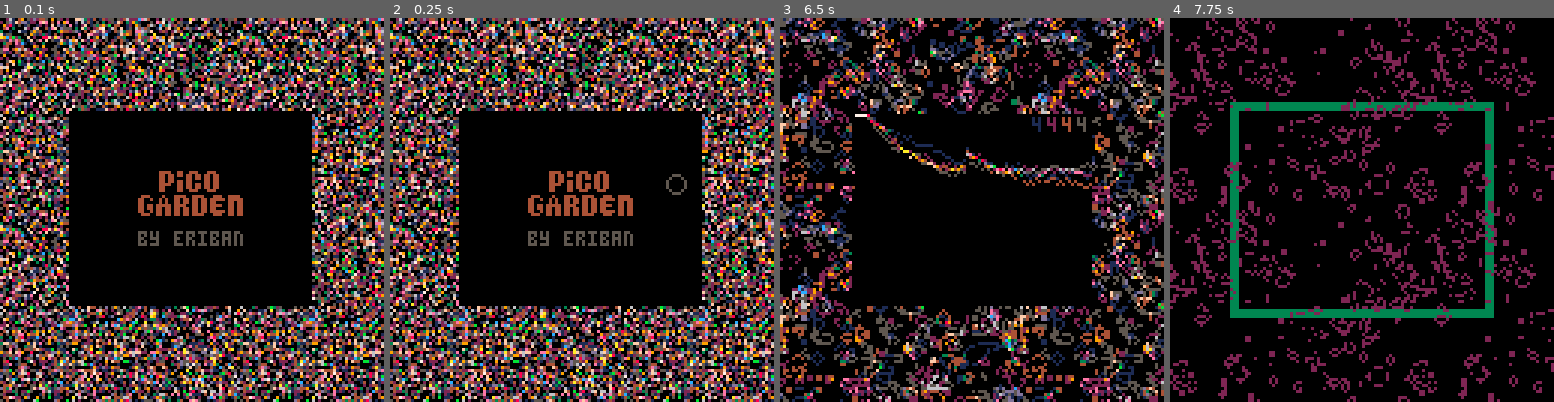
Above: before the commit, frames 1-4 (left to right).
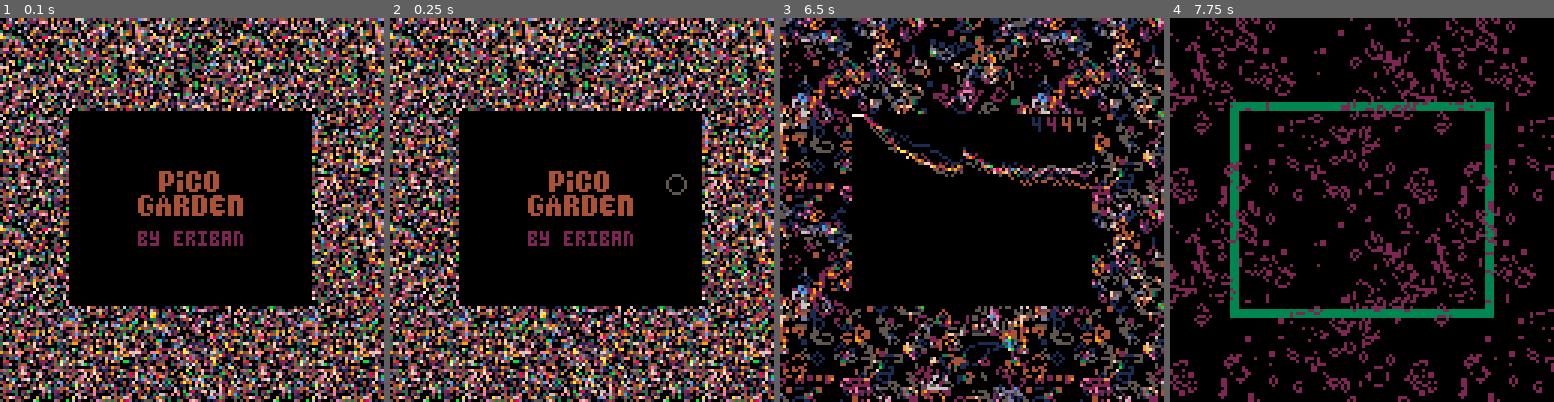
Above: after the commit, the same moments.

Repository: erwinbonsma/PicoGarden
Game: PICO-8 cartridge picogarden.p8
Same seed, same stepped clock (60 frames per second), same inputs: the game is played once before the commit and once after it.
Inputs:
- Up to frame 1 (0.1 s): no input
- Up to frame 2 (0.25 s): no input
- Up to frame 3 (6.5 s): tap X (X key) at 0.33, 1.07, 1.85, 2.97, 4.08, 5.2, 6.32 s; tap O (Z key) at 0.7, 1.7, 2.1, 2.5, 2.9, 3.3, 3.7, 4.1, 4.5, 4.9, 5.3, 5.7, 6.1 s; hold Right 1.6-2.1 s; hold Up 2.15-2.42 s; hold Right 2.47-3.03 s; hold Left 3.08-3.58 s; hold Down 3.63-3.97 s; hold Right 4.02-4.68 s; hold Up 4.73-5.03 s; hold Left 5.08-5.68 s; hold Down 5.73-6.03 s; hold Right from 6.08 s (still down)
- Up to frame 4 (7.75 s): tap O (Z key) every 0.4 s from 6.5 to 7.7 s; release Right at 6.58 s; hold Right 6.63-7.13 s; hold Up 7.18-7.45 s; tap X (X key) at 7.43 s; hold Right from 7.5 s (still down)

The runs differ from the first frame. In frame 1, 0.5% of the frame differs, in the area x 35-64%, y 55-60%; in frame 2, 0.5%; in frame 3, 1.9%, in the area x 18-82%, y 25-45%; in frame 4, nothing differs.

Commit message:
Various minor fixes
Improve timing of auto-started game.
Fix minor plot bug.
Tweak color in title.
Update copyright.

Diff:
--- a/picogarden.p8
+++ b/picogarden.p8
@@ -3,7 +3,7 @@
 __lua__
 -- pico garden
 -- a slow-play screensaver game
--- (c) 2022 eriban
+-- (c) 2022-2023 eriban
 
 max_cellfind_attempts=32
 num_decay_death_ticks=16
@@ -670,7 +670,7 @@
 function cellhistory:draw_plot()
  rectfill(24,32,103,95,0)
 
- local idx0=self.idx
+ local idx0=(self.idx+1)%history_len
  if self.np<history_len then
   idx0=1
  end
@@ -953,13 +953,16 @@
   pat|=0x40<<(i*8-24)
  end
 
- printh(self.p_idx.."="..pat)
  poke4(0x3100+self.p_idx*4,pat)
 end
 
+function musicplayer:pattern_due()
+ return (stat(50)>30 and
+         stat(54)==self.p_idx)
+end
+
 function musicplayer:update()
- if (stat(50)==31 and
-     stat(54)==self.p_idx) then
+ if self:pattern_due() then
   self:nxt_pattern()
  end
 end
@@ -1440,8 +1443,12 @@
   state.flowers[i]:update()
  end
 
- if (
-  state.show_count==899 or
+ if ((
+   state.show_count>=600 and
+   --ensure music updates right
+   --away
+   state.music:pattern_due()
+  ) or
   state.show_count>45 and (
    btnp(❎) or btnp(🅾️)
   )
@@ -1471,7 +1478,7 @@
  rectfill(23,31,103,95,0)
 
  spr(3,46,51,5,2)
- color(c_dgray)
+ color(c_purple)
  cprint("by eriban",71)
 
  local x=0
